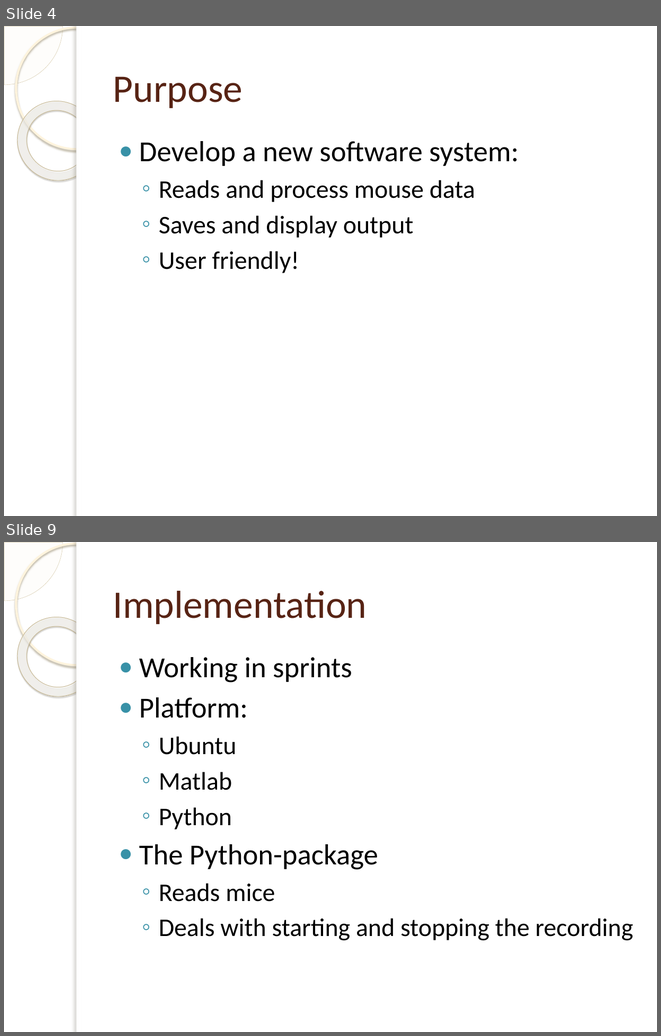
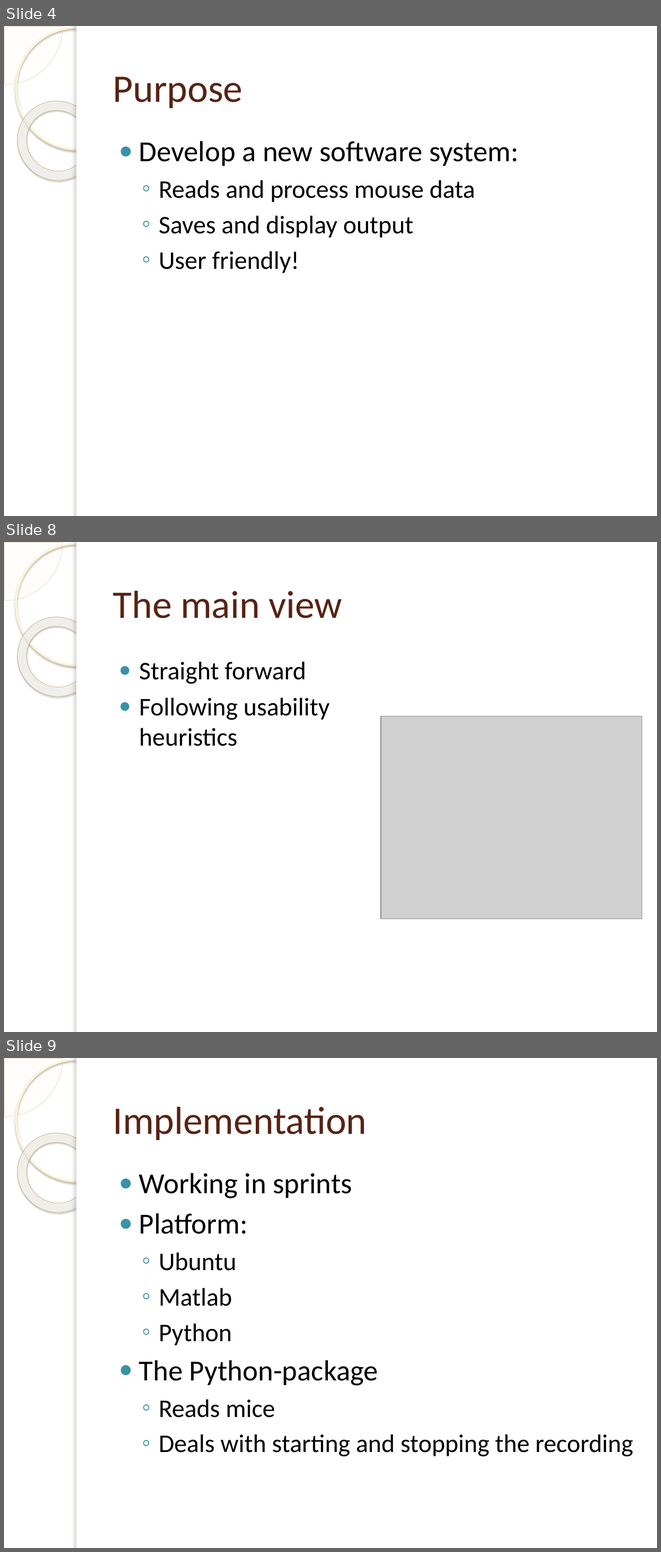
Before and after one commit to jakelamotta/master_thesis, a slide deck: presentations/presentation_1.pptx. Shown one above the other, each under a label of ours: slides 4 and 9 before the commit, slides 4, 8 and 9 after it; the slides between them are not shown. The pictures are 661x1036 and 661x1552 pixels, drawn with LibreOffice and Linux fonts; fonts in the diff are those of the drawing; grey boxes stand for pictures; background and template pictures are left out. Boxes give left, top, right and bottom in pixels: in the first picture for what was removed or moved away, otherwise in the second. Text is boxed around its words. In the diff, an @@ line names an element or a change of style, - is before the commit and + after.

```diff
--- a/presentations/presentation_1.pptx
+++ b/presentations/presentation_1.pptx
@@ slide 8 added at <box>4,542,657,1032</box>, background picture (left out); not listed: 5 template elements that a slide beside it also shows @@
@@ title added at <box>113,591,342,618</box>, 43 pt, text #572314 @@
+The main view
@@ text added at <box>139,661,330,746</box>, 28 pt, text #000000 @@
+● Straight forward
+● Following usability heuristics
@@ picture added at <box>381,716,642,919</box> @@
```
Also in this commit, not shown: 4 slides changed, 1 other slide added, 2 slides removed.
